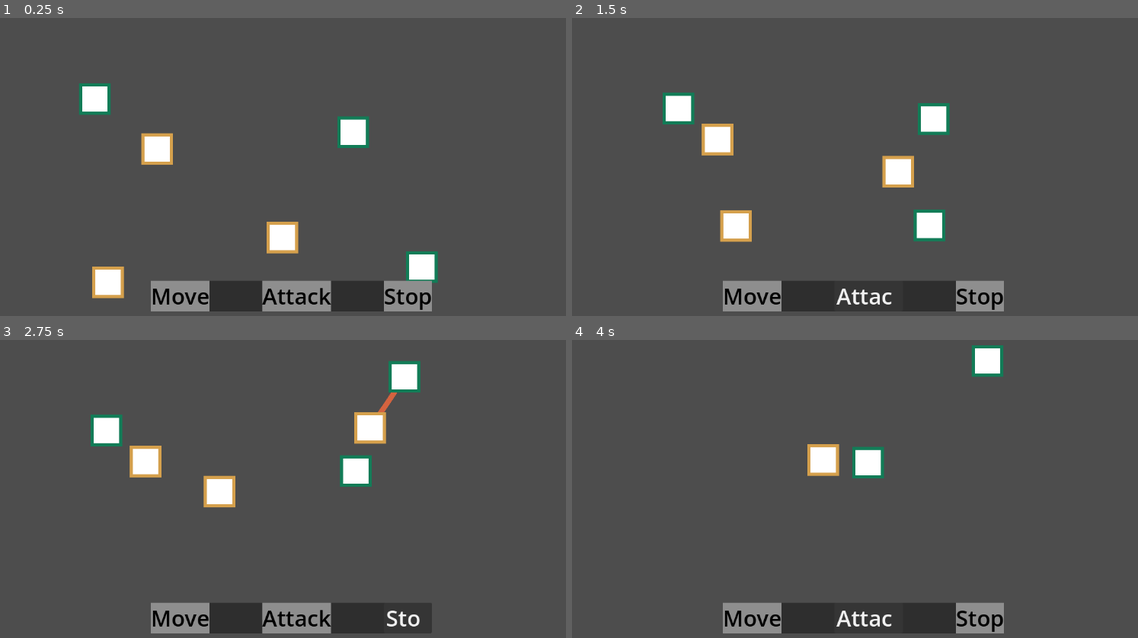
Above: before the commit, frames 1-4 (two rows, left to right).
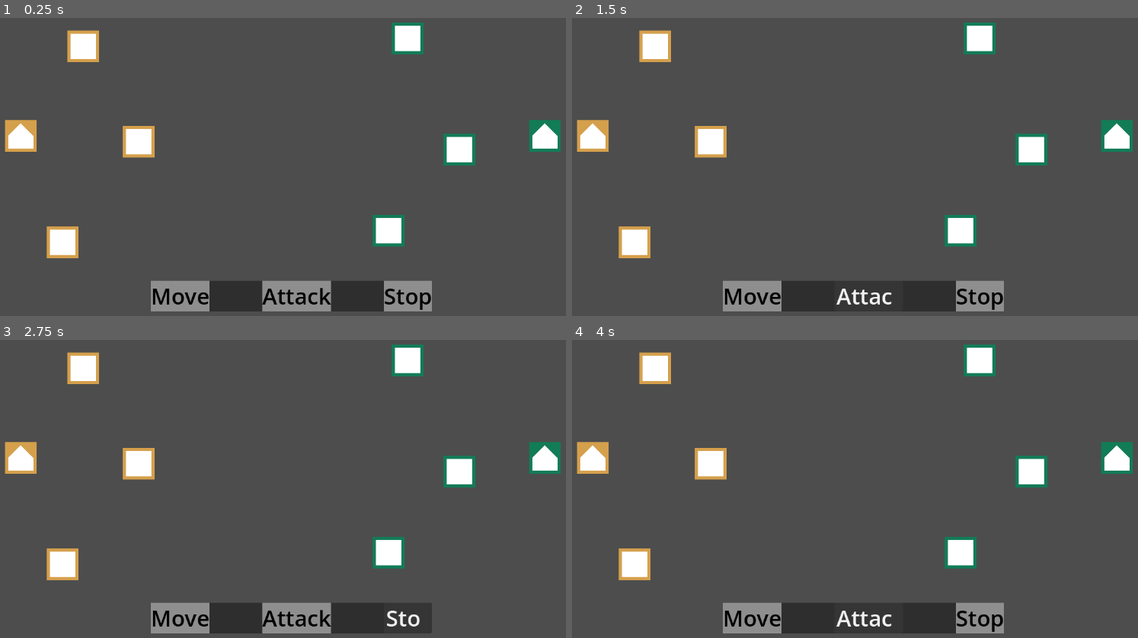
Above: after the commit, the same moments.

Repository: znichola/tent-general
Game: Godot game, scene res://game_board/game_board.tscn
Two runs of this game, one before a commit and one after it. Both use one fixed random seed, a clock stepped at 60 frames per second and the inputs below. The project has no main scene, so this scene is started directly.
Inputs:
- Up to frame 1 (0.25 s): no input
- Up to frame 2 (1.5 s): click "Move" at 0.5 s; click "Attack" at 1.25 s
- Up to frame 3 (2.75 s): click "Stop" at 2 s
- Up to frame 4 (4 s): click "Move" at 2.75 s; click "Attack" at 3.5 s

The runs differ from the first frame. In frame 1, 8.1% of the frame differs, in the area x 0-100%, y 1-95%; in frame 2, 7.7%; in frame 3, 7.4%; in frame 4, 5.9%.

Commit message:
Refactor strategy handling and add objective component with destruction event

Diff:
--- a/game_board/command_panel/command_button.gd
+++ b/game_board/command_panel/command_button.gd
@@ -2,7 +2,7 @@
 
 class_name CommandButton
 
-@export var strategy_type: Group.StrategyType = Group.StrategyType.MOVE
+@export var strategy_type: StrategyComponent.StrategyType = StrategyComponent.StrategyType.MOVE
 
 
 func _on_pressed() -> void:
--- a/game_board/events.gd
+++ b/game_board/events.gd
@@ -1,5 +1,6 @@
 @warning_ignore_start("unused_signal")
 extends Node
 
-signal on_strategy_change_request(strategy_type: Group.StrategyType)
+signal on_strategy_change_request(strategy_type: StrategyComponent.StrategyType)
 signal on_group_select_change(group: Group)
+signal on_objective_destroyed(destroyed_objective: Objective)
--- a/game_board/game_board.tscn
+++ b/game_board/game_board.tscn
@@ -3,31 +3,9 @@
 [ext_resource type="PackedScene" uid="uid://cyscttd02w5et" path="res://game_board/group/group.tscn" id="1_qlpbi"]
 [ext_resource type="PackedScene" uid="uid://cqevojnb0h74j" path="res://game_board/command_panel/command_panel.tscn" id="2_rkty7"]
 [ext_resource type="Script" uid="uid://dr68tyxu6cghl" path="res://game_board/group_selection_manager.gd" id="3_y6ip2"]
+[ext_resource type="PackedScene" uid="uid://cb1agj8p33357" path="res://game_board/tent.tscn" id="4_h6cje"]
 
 [node name="GameBoard" type="Node2D" unique_id=1058872266]
-
-[node name="Archer" parent="." unique_id=186043592 instance=ExtResource("1_qlpbi")]
-position = Vector2(344, 338)
-
-[node name="Archer2" parent="." unique_id=637511032 instance=ExtResource("1_qlpbi")]
-position = Vector2(707, 267)
-team_name = 1
-default_strategy_type = 3
-
-[node name="Archer3" parent="." unique_id=871040014 instance=ExtResource("1_qlpbi")]
-position = Vector2(543, 512)
-
-[node name="Archer4" parent="." unique_id=2816153 instance=ExtResource("1_qlpbi")]
-position = Vector2(182, 209)
-team_name = 1
-
-[node name="Archer5" parent="." unique_id=919501202 instance=ExtResource("1_qlpbi")]
-position = Vector2(208, 595)
-default_strategy_type = 2
-
-[node name="Archer6" parent="." unique_id=279985225 instance=ExtResource("1_qlpbi")]
-position = Vector2(851, 550)
-team_name = 1
 
 [node name="CanvasLayer" type="CanvasLayer" parent="." unique_id=1328258671]
 
@@ -37,3 +15,31 @@
 
 [node name="GroupSelectionManager" type="Node2D" parent="." unique_id=180807138]
 script = ExtResource("3_y6ip2")
+
+[node name="Archer" parent="." unique_id=186043592 instance=ExtResource("1_qlpbi")]
+position = Vector2(287, 307)
+
+[node name="Archer2" parent="." unique_id=637511032 instance=ExtResource("1_qlpbi")]
+position = Vector2(796, 111)
+team_name = 1
+
+[node name="Archer3" parent="." unique_id=871040014 instance=ExtResource("1_qlpbi")]
+position = Vector2(182, 126)
+
+[node name="Archer4" parent="." unique_id=2816153 instance=ExtResource("1_qlpbi")]
+position = Vector2(894, 322)
+team_name = 1
+
+[node name="Archer5" parent="." unique_id=919501202 instance=ExtResource("1_qlpbi")]
+position = Vector2(143, 498)
+
+[node name="Archer6" parent="." unique_id=279985225 instance=ExtResource("1_qlpbi")]
+position = Vector2(760, 476)
+team_name = 1
+
+[node name="TentYellow" parent="." unique_id=1462869556 instance=ExtResource("4_h6cje")]
+position = Vector2(64, 296)
+
+[node name="TentGreen" parent="." unique_id=367295275 instance=ExtResource("4_h6cje")]
+position = Vector2(1056, 296)
+team_name = 1
--- /dev/null
+++ b/game_board/group/components/objective.gd
@@ -0,0 +1,16 @@
+extends Node
+
+class_name Objective
+
+@export var health_component: HealthComponent
+
+
+func _ready() -> void:
+	health_component.on_death.connect(_on_objective_destroyed)
+
+
+func _on_objective_destroyed() -> void:
+	print("Objective ", self.name, " destroyed!")
+	Events.on_objective_destroyed.emit(self)
+	#TODO: Centralize group death
+	get_parent().queue_free()
--- /dev/null
+++ b/game_board/group/components/strategy.gd
@@ -0,0 +1,48 @@
+extends Node
+
+class_name StrategyComponent
+
+enum StrategyType {
+	ATTACK_IN_RANGE,
+	HOLD_GROUND,
+	MOVE,
+	SKIRMISH,
+}
+
+@export var parent_group: Group
+@export var movement_component: MovementComponent
+@export var vision_component: VisionComponent
+@export var attack_component: AttackComponent
+@export var health_component: HealthComponent
+@export var default_strategy_type: StrategyType = StrategyType.ATTACK_IN_RANGE
+
+var strategy_node: BaseStrategy = null
+
+
+func _ready() -> void:
+	set_strategy(default_strategy_type)
+
+
+func set_strategy(type: StrategyType) -> void:
+	if strategy_node:
+		strategy_node.queue_free()
+
+	strategy_node = _create_strategy(type)
+	if strategy_node:
+		add_child(strategy_node)
+
+
+func _create_strategy(type: StrategyType) -> BaseStrategy:
+	var strategy = null
+	match type:
+		StrategyType.ATTACK_IN_RANGE:
+			strategy = AttackInRangeStrategy
+		StrategyType.HOLD_GROUND:
+			strategy = HoldGroundStrategy
+		StrategyType.MOVE:
+			strategy = MoveStrategy
+		StrategyType.SKIRMISH:
+			strategy = SkirmishStrategy
+		_:
+			push_error("Unknown strategy type")
+	return strategy.new(parent_group, movement_component, vision_component, attack_component, health_component)
--- a/game_board/group/group.gd
+++ b/game_board/group/group.gd
@@ -1,13 +1,6 @@
 extends Node2D
 
 class_name Group
-
-enum StrategyType {
-	ATTACK_IN_RANGE,
-	HOLD_GROUND,
-	MOVE,
-	SKIRMISH,
-}
 
 enum TeamName {
 	YELLOW,
@@ -20,44 +13,15 @@
 }
 
 @export var team_name: TeamName = TeamName.YELLOW
-@export var default_strategy_type: StrategyType = StrategyType.ATTACK_IN_RANGE
 @export var selection_sprite: Polygon2D = null
-
-var strategy_node: BaseStrategy = null
 
 
 func _ready() -> void:
-	set_strategy(default_strategy_type)
 	selection_sprite.visible = false
-
-
-func set_strategy(type: StrategyType) -> void:
-	if strategy_node:
-		strategy_node.queue_free()
-
-	strategy_node = _create_strategy(type)
-	if strategy_node:
-		add_child(strategy_node)
 
 
 func update_selection(selected: bool) -> void:
 	selection_sprite.visible = selected
-
-
-func _create_strategy(type: StrategyType) -> BaseStrategy:
-	var strategy = null
-	match type:
-		StrategyType.ATTACK_IN_RANGE:
-			strategy = AttackInRangeStrategy.new()
-		StrategyType.HOLD_GROUND:
-			strategy = HoldGroundStrategy.new()
-		StrategyType.MOVE:
-			strategy = MoveStrategy.new()
-		StrategyType.SKIRMISH:
-			strategy = SkirmishStrategy.new()
-		_:
-			push_error("Unknown strategy type")
-	return strategy
 
 
 func is_valid_target(target: Group) -> bool:
--- a/game_board/group/group.tscn
+++ b/game_board/group/group.tscn
@@ -4,6 +4,7 @@
 [ext_resource type="Script" uid="uid://dt3b1eef05xud" path="res://game_board/group/components/health.gd" id="2_n6t1d"]
 [ext_resource type="Script" uid="uid://6fxxw0geavor" path="res://game_board/group/components/movement.gd" id="3_gab0b"]
 [ext_resource type="Script" uid="uid://co601i3ip6tuv" path="res://game_board/group/components/attack.gd" id="4_fvt2d"]
+[ext_resource type="Script" uid="uid://btuyg21v84xv5" path="res://game_board/group/components/strategy.gd" id="4_r3bqr"]
 [ext_resource type="Script" uid="uid://bp5hxsuhuvf16" path="res://game_board/group/components/vision.gd" id="6_wsly2"]
 [ext_resource type="Script" uid="uid://buvta07u11ch" path="res://game_board/group/helpers/attack_animation.gd" id="7_hsmjr"]
 [ext_resource type="Script" uid="uid://c3583watj5c3d" path="res://game_board/group/components/collision.gd" id="7_n6t1d"]
@@ -28,6 +29,15 @@
 [node name="MovementComponent" type="Node" parent="." unique_id=23351134]
 script = ExtResource("3_gab0b")
 speed = 120.0
+
+[node name="StrategyComponent" type="Node" parent="." unique_id=544420575 node_paths=PackedStringArray("parent_group", "movement_component", "vision_component", "attack_component", "health_component")]
+unique_name_in_owner = true
+script = ExtResource("4_r3bqr")
+parent_group = NodePath("..")
+movement_component = NodePath("../MovementComponent")
+vision_component = NodePath("../VisionComponent")
+attack_component = NodePath("../AttackComponent")
+health_component = NodePath("../HealthComponent")
 
 [node name="AttackComponent" type="Area2D" parent="." unique_id=1790122325]
 collision_layer = 0
--- a/game_board/group/strategy/base_strategy.gd
+++ b/game_board/group/strategy/base_strategy.gd
@@ -13,10 +13,11 @@
 	ATTACK_GROUP,
 }
 
-@onready var movement_component: MovementComponent = get_node("../MovementComponent")
-@onready var vision_component: VisionComponent = get_node("../VisionComponent")
-@onready var attack_component: AttackComponent = get_node("../AttackComponent")
-@onready var health_component: HealthComponent = get_node("../HealthComponent")
+var parent_group: Group
+var movement_component: MovementComponent
+var vision_component: VisionComponent
+var attack_component: AttackComponent
+var health_component: HealthComponent
 
 var move_state = MoveState.IDLE
 var attack_state = AttackState.IDLE
@@ -26,7 +27,18 @@
 var current_postion_target = null
 
 
-func _init() -> void:
+func _init(
+		_parent_group: Group,
+		_movement_component: MovementComponent,
+		_vision_component: VisionComponent,
+		_attack_component: AttackComponent,
+		_health_component: HealthComponent,
+) -> void:
+	self.parent_group = _parent_group
+	self.movement_component = _movement_component
+	self.vision_component = _vision_component
+	self.attack_component = _attack_component
+	self.health_component = _health_component
 	on_init()
 
 
@@ -38,9 +50,9 @@
 func _process(delta: float) -> void:
 	# Move States
 	if move_state == MoveState.MOVE_TO_POSITION and current_postion_target:
-		movement_component.try_move_to(current_postion_target, delta, self.get_parent())
+		movement_component.try_move_to(current_postion_target, delta, parent_group)
 	elif move_state == MoveState.MOVE_TO_GROUP and current_target:
-		movement_component.try_move_to(current_target.position, delta, self.get_parent())
+		movement_component.try_move_to(current_target.position, delta, parent_group)
 
 	# Attack States
 	if attack_state == AttackState.ATTACK_GROUP and current_target:
@@ -53,8 +65,9 @@
 	on_deinit()
 
 
+#TODO: Centralize group death
 func _on_died() -> void:
-	get_parent().queue_free()
+	parent_group.queue_free()
 
 
 func on_ready() -> void:
--- a/game_board/group_selection_manager.gd
+++ b/game_board/group_selection_manager.gd
@@ -79,9 +79,11 @@
 	selected_groups.clear()
 
 
-func set_strategy_for_selected(strategy_type: Group.StrategyType) -> void:
+func set_strategy_for_selected(strategy_type: StrategyComponent.StrategyType) -> void:
 	for group in selected_groups:
-		group.set_strategy(strategy_type)
+		var strategy_component: StrategyComponent = group.get_node_or_null("%StrategyComponent")
+		if strategy_component:
+			strategy_component.set_strategy(strategy_type)
 
 
 func _on_group_destroyed(group: Group) -> void:
--- /dev/null
+++ b/game_board/tent.tscn
@@ -0,0 +1,57 @@
+[gd_scene format=3 uid="uid://cb1agj8p33357"]
+
+[ext_resource type="Script" uid="uid://c2c6vwus4gslu" path="res://game_board/group/group.gd" id="1_16rky"]
+[ext_resource type="Script" uid="uid://dt3b1eef05xud" path="res://game_board/group/components/health.gd" id="2_eptl5"]
+[ext_resource type="Script" uid="uid://f8nnjb8bi5kj" path="res://game_board/group/components/objective.gd" id="3_wlb6g"]
+[ext_resource type="Script" uid="uid://bp5hxsuhuvf16" path="res://game_board/group/components/vision.gd" id="6_4743g"]
+[ext_resource type="Script" uid="uid://c3583watj5c3d" path="res://game_board/group/components/collision.gd" id="7_pq4du"]
+[ext_resource type="Script" uid="uid://cbenhs1fsuu5j" path="res://game_board/group/components/marker.gd" id="8_dtqq3"]
+
+[sub_resource type="CircleShape2D" id="CircleShape2D_sxw8s"]
+radius = 291.08417
+
+[sub_resource type="RectangleShape2D" id="RectangleShape2D_dmdm5"]
+size = Vector2(80, 80)
+
+[node name="Tent" type="Node2D" unique_id=186043592 node_paths=PackedStringArray("selection_sprite")]
+script = ExtResource("1_16rky")
+selection_sprite = NodePath("SelectionPolygon")
+
+[node name="HealthComponent" type="Node" parent="." unique_id=795734082]
+script = ExtResource("2_eptl5")
+
+[node name="ObjectiveComponent" type="Node" parent="." unique_id=1316104187 node_paths=PackedStringArray("health_component")]
+script = ExtResource("3_wlb6g")
+health_component = NodePath("../HealthComponent")
+
+[node name="VisionComponent" type="Area2D" parent="." unique_id=1668338710]
+collision_layer = 0
+script = ExtResource("6_4743g")
+
+[node name="CollisionShape2D" type="CollisionShape2D" parent="VisionComponent" unique_id=730956291]
+shape = SubResource("CircleShape2D_sxw8s")
+debug_color = Color(0.27058825, 0.5019608, 1, 0.18039216)
+
+[node name="CollisionComponent" type="Area2D" parent="." unique_id=326969400]
+script = ExtResource("7_pq4du")
+
+[node name="CollisionShape2D" type="CollisionShape2D" parent="CollisionComponent" unique_id=1589837708]
+shape = SubResource("RectangleShape2D_dmdm5")
+
+[node name="SelectionPolygon" type="Polygon2D" parent="." unique_id=370164799]
+scale = Vector2(1.145, 1.145)
+color = Color(0.20953086, 0.54853076, 0.6246036, 1)
+polygon = PackedVector2Array(-30, -30, 30, -30, 30, 30, -30, 30)
+
+[node name="Marker" type="Polygon2D" parent="." unique_id=294582724]
+color = Color(0.8352941, 0.627451, 0.29803923, 1)
+polygon = PackedVector2Array(-30, -30, 30, -30, 30, 30, -30, 30)
+script = ExtResource("8_dtqq3")
+
+[node name="Sigil" type="Polygon2D" parent="." unique_id=136979551]
+polygon = PackedVector2Array(0, -24, 24, 0, 24, 24, 0, 24, -24, 24, -24, 0)
+
+[connection signal="area_entered" from="VisionComponent" to="VisionComponent" method="_on_area_entered"]
+[connection signal="area_exited" from="VisionComponent" to="VisionComponent" method="_on_area_exited"]
+[connection signal="area_entered" from="CollisionComponent" to="CollisionComponent" method="_on_area_entered"]
+[connection signal="area_exited" from="CollisionComponent" to="CollisionComponent" method="_on_area_exited"]
Not shown, added: game_board/group/components/objective.gd.uid
Not shown, added: game_board/group/components/strategy.gd.uid
